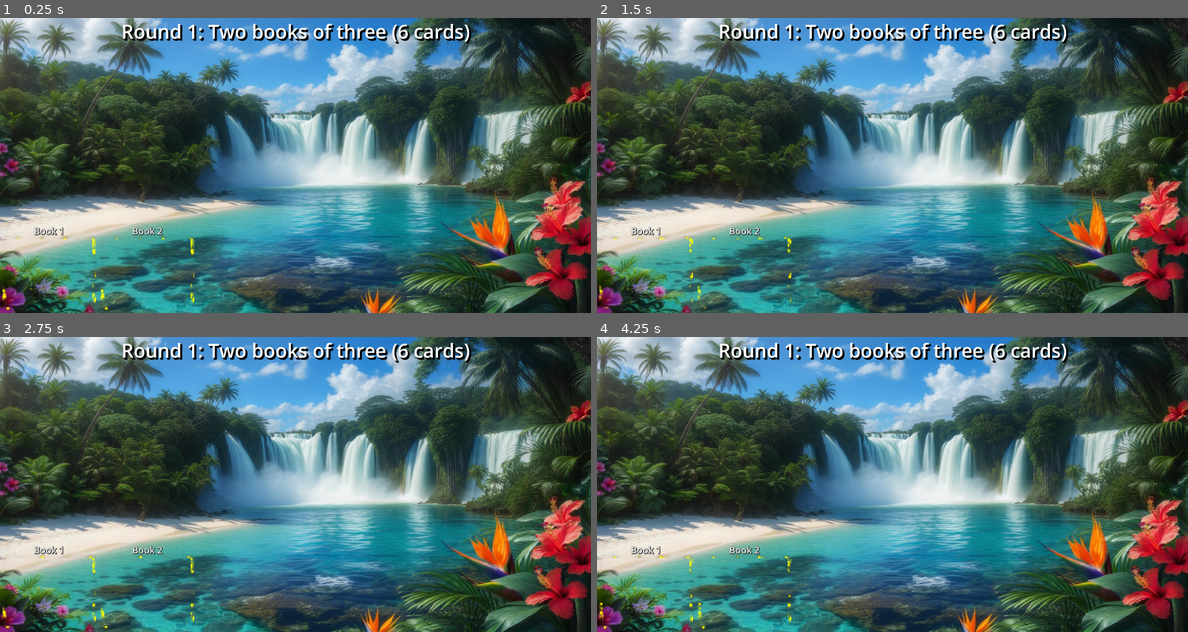
Above: before the commit, frames 1-4 (two rows, left to right).
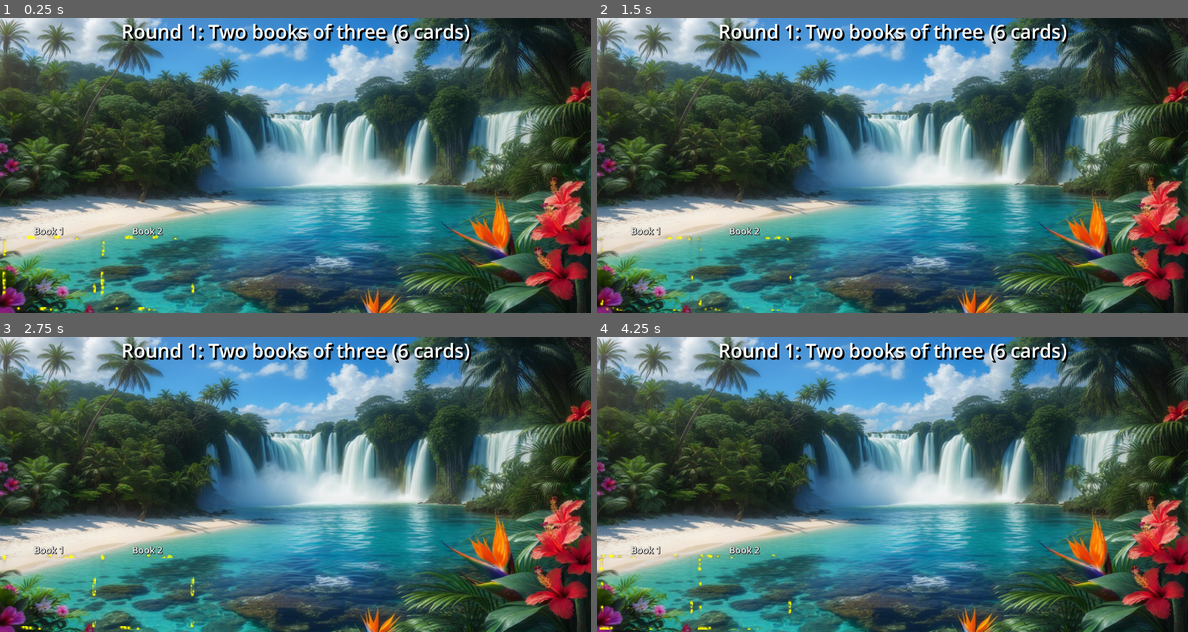
Above: after the commit, the same moments.

Repository: gmlewis/godot-liverpool-rummy
Game: Godot game, scene res://rounds/round_1.tscn
The game is run twice, just before and just after one commit, with the same random seed, the same clock (stepped at 60 frames per second) and the same inputs. This scene is started directly instead of the project's main scene.
Inputs (mouse positions are in pixels of both pictures, inside the frame that each line leads up to):
- Up to frame 1 (0.25 s): no input
- Up to frame 2 (1.5 s): move the mouse to (862, 224) at 0.52 s; click (862, 224) at 0.67 s; drag from (1069, 209) to (862, 224) at 1.27 s
- Up to frame 3 (2.75 s): move the mouse to (118, 440) at 2.02 s; click (118, 440) at 2.17 s
- Up to frame 4 (4.25 s): drag from (922, 484) to (715, 440) at 2.77 s; move the mouse to (803, 410) at 3.52 s; click (803, 410) at 3.67 s

The runs differ from the first frame. In frame 1, 0.6% of the frame differs, in the area x 0-33%, y 73-100%; in frame 2, 0.3%; in frame 3, 0.5%; in frame 4, 0.5%.

Commit message:
Starting places move
Signed-off-by: Glenn Lewis <6598971+gmlewis@users.noreply.github.com>

Diff:
--- a/shaders/sparklerect.gdshader
+++ b/shaders/sparklerect.gdshader
@@ -2,9 +2,9 @@
 
 uniform float border_width : hint_range(0.0, 50.0) = 20.0;
 uniform vec4 sparkle_color : source_color = vec4(1.0, 0.85, 0.0, 1.0); // Golden
-uniform float animation_speed : hint_range(0.5, 5.0) = 0.5;
+uniform float animation_speed : hint_range(0.5, 5.0) = 0.00005;
 uniform float sparkle_count : hint_range(5.0, 30.0) = 30.0;
-uniform float sparkle_intensity : hint_range(0.1, 10.0) = 1.0;
+uniform float sparkle_intensity : hint_range(0.1, 10.0) = 0.8;
 
 // Pseudo-random function
 float random(vec2 p) {
@@ -34,8 +34,9 @@
 
 			float sparkler_id = float(sparkler);
 
-			// Random position along the perimeter
-			float perim_rand = random(vec2(sparkler_id, 100.0));
+			// Random position along the perimeter that changes over time
+			float time_cycle = mod(TIME * animation_speed * 0.1, 1.0);
+			float perim_rand = random(vec2(sparkler_id, 100.0 + time_cycle * 10.0));
 			float perimeter = 2.0 * (rect_size.x + rect_size.y);
 			float perim_offset = perim_rand * perimeter;
 
